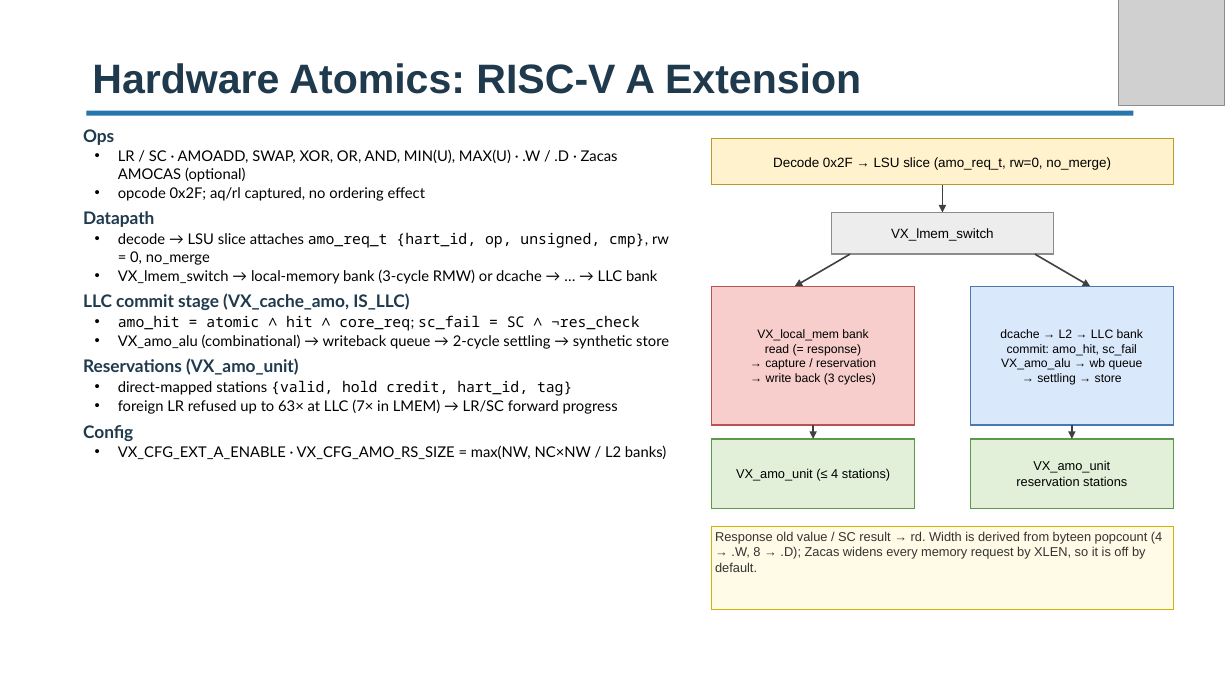
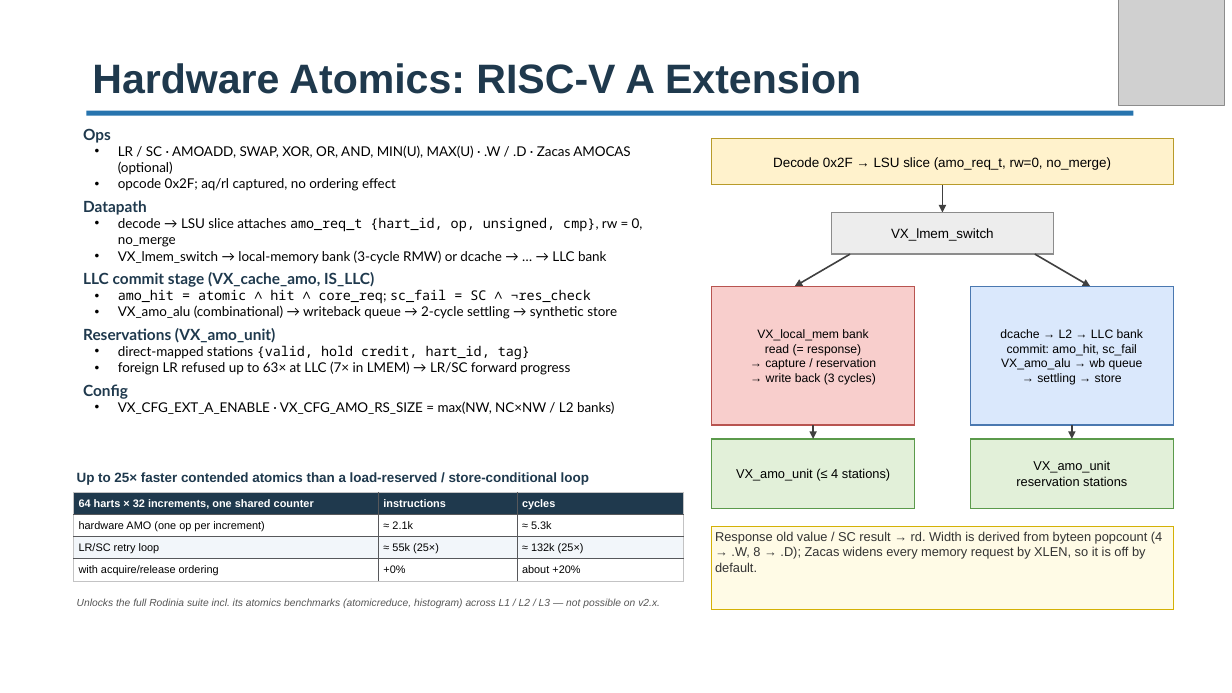
Before and after one commit to vortexgpgpu/vortex_tutorials, a slide deck: slide 7 of Slides_MICRO59/2.vortex_v3_architecture.pptx (slide 8 before the commit). Drawn at 1232x693 pixels with LibreOffice and Linux fonts; fonts in the diff are those of the drawing; grey boxes stand for pictures; background and template pictures are left out. Boxes give left, top, right and bottom in pixels: in the first picture for what was removed or moved away, otherwise in the second. Text is boxed around its words. In the diff, an @@ line names an element or a change of style, - is before the commit and + after.

```diff
--- a/Slides_MICRO59/2.vortex_v3_architecture.pptx
+++ b/Slides_MICRO59/2.vortex_v3_architecture.pptx
@@ text "Ops" at [83,128,643,414]: size 13.5 to 12 pt in "Ops", "Datapath", "LLC commit stage (VX_cache_amo, IS_LLC)", "Reservations (VX_amo_unit)" and 1 more places; size 11.5 to 10.5 pt in "LR / SC · AMOADD, SWAP, XOR, ...", "opcode 0x2F; aq/rl captured, no ordering effect", "decode → LSU slice attaches amo_req_t {hart_id, ...", "VX_lmem_switch → local-memory bank (3-cycle RMW) or ..." and 5 more places; less space between paragraphs @@
@@ text added at [77,472,589,485], 10.5 pt, text #1F394D, bold @@
+Up to 25× faster contended atomics than a load-reserved / store-conditional loop
@@ table added at [74,493,684,581], 4 rows, 3 columns @@
+64 harts × 32 increments, one shared counter | instructions | cycles
+hardware AMO (one op per increment) | ≈ 2.1k | ≈ 5.3k
+LR/SC retry loop | ≈ 55k (25×) | ≈ 132k (25×)
+with acquire/release ordering | +0% | about +20%
@@ text added at [77,598,660,608], 8 pt, text #555555, italic @@
+Unlocks the full Rodinia suite incl. its atomics benchmarks (atomicreduce, histogram) across L1 / L2 / L3 — not possible on v2.x.
```
Also in this commit, not shown: 15 other slides changed, 3 slides added, 4 slides removed, 4 other files.
